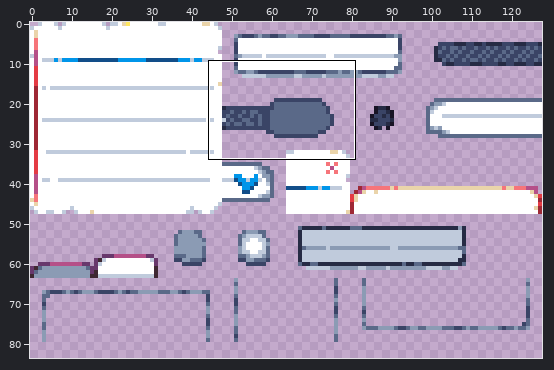
Two states of a sprite sheet, wingrid/assets/art/tiles/tiles_paper.png. Above: a wide view before the commit, with the close-up outlined.
Close-up. Before the edit:
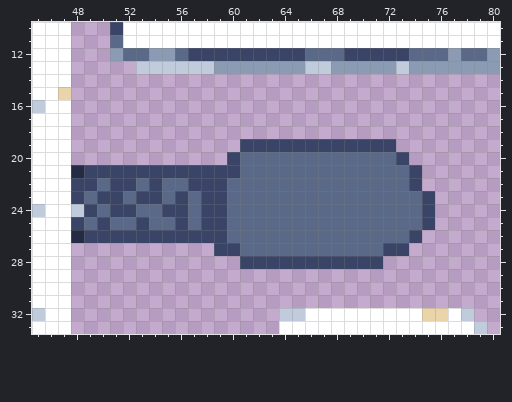
The file is 128x128 pixels. Shown: x 45..80, y 10..33. The wide view leaves out empty margins.
Once edited:
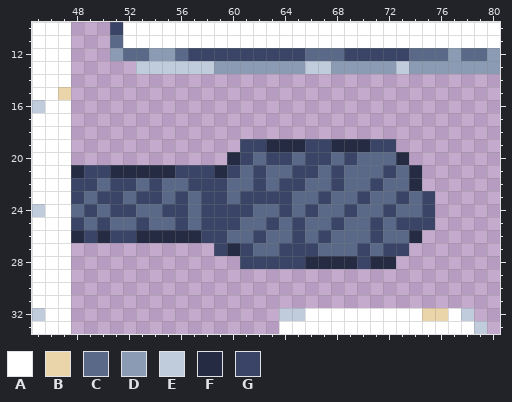
Palette (. is transparent): A #ffffff  B #ead4aa  C #5a6988  D #8b9bb4  E #c0cbdc  F #262b44  G #3a4466
Edits made:
@@ x 45..80 @@
 18 AAA.................................
-19 AAA.............GGGGGGGGGGGG........
-20 AAA............GCCCCCCCCCCCCG.......
-21 AAAFGGGGGGGGGGGGCCCCCCCCCCCCCG......
-22 AAAGGCGGCGCCGGGCCCCCCCCCCCCCCG......
-23 AAAGCGGCGGCGCGGCCCCCCCCCCCCCCCG.....
-24 EAAEGCGGCCGGCGGCCCCCCCCCCCCCCCG.....
-25 AAAGCGCCGCCGCGGCCCCCCCCCCCCCCCG.....
-26 AAAFGGGGGGGGGGGCCCCCCCCCCCCCCG......
-27 AAA...........GGCCCCCCCCCCCGG.......
-28 AAA.............GGGGGGGGGGG.........
+19 AAA.............GGFFFGGFFFGG........
+20 AAA............FGCGGCGGCGCCCF.......
+21 AAAFGGFFFFFGGGFGCGCCGGCGCCCGCF......
+22 AAAGGCGGCGCCGGGCCGCGGCCGCCGCCF......
+23 AAAGCGGCGGCGCGGCGGGGCCGCCGCCGCG.....
+24 EAACGCGGCCGGCGGGGCCGCGCCGCCGCCG.....
+25 AAAGCGCCGCCGCGGGCCGCGCCGCCGCGGG.....
+26 AAAFGFGGFFFFFGGCCGCCGCGCCCGCCF......
+27 AAA...........GFGCCGGGCCCGCGG.......
+28 AAA.............GGGGGFFFFGFF........
 29 AAA.................................
Where, in picture pixels (left, top, right, bottom), the same in both close-ups:
changed: (71, 139, 422, 269)
